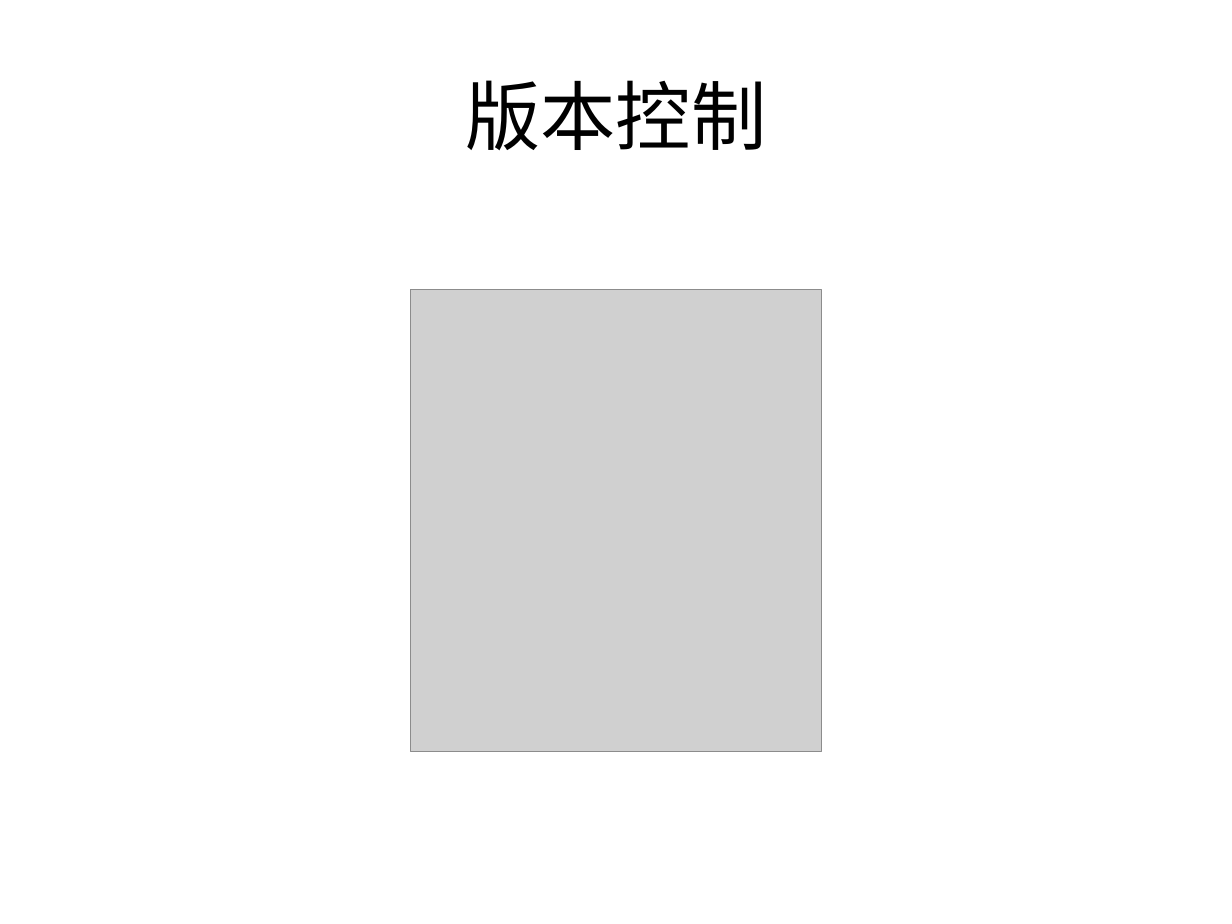
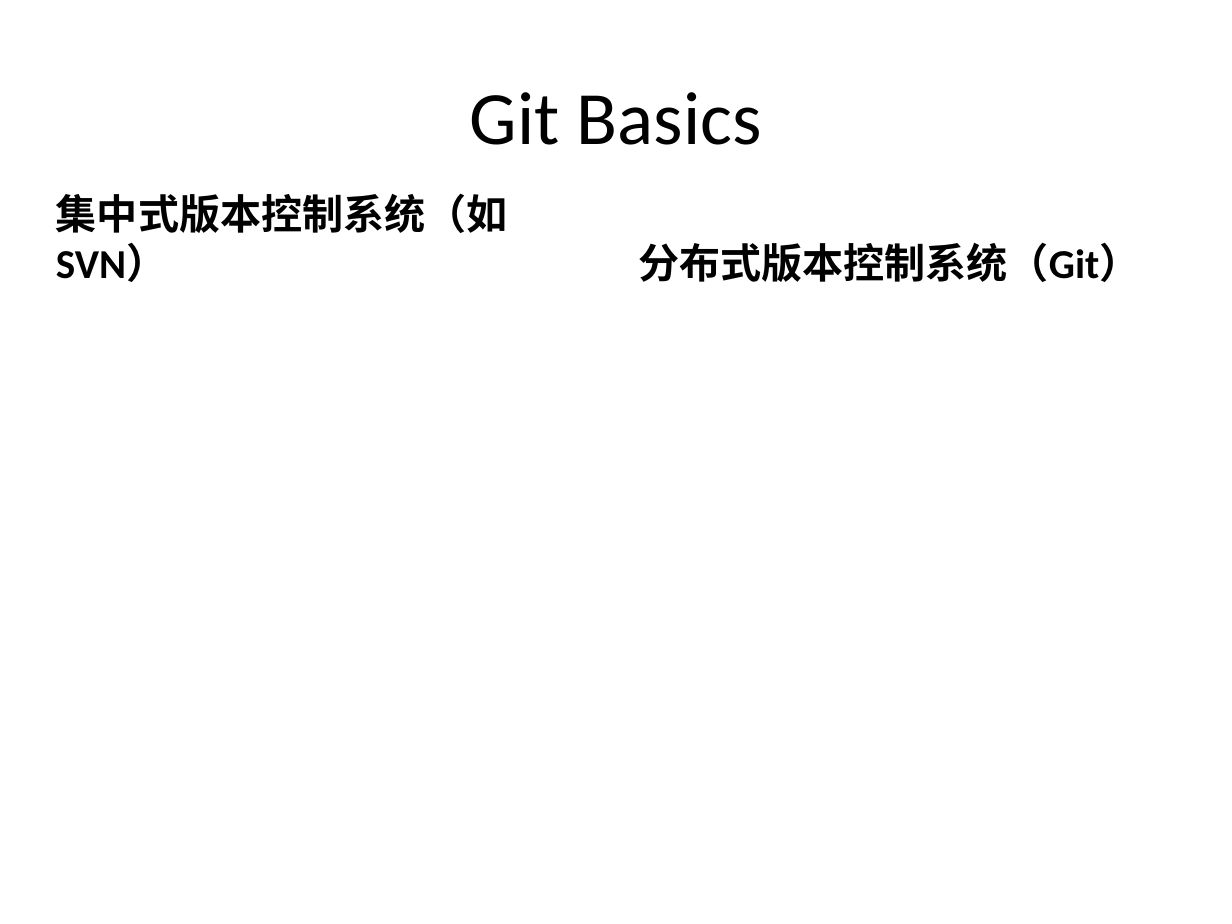
Before and after one commit to lftong/tong-doc, a slide deck: slide 5 of Git Primer.pptx. Drawn at 1232x924 pixels with LibreOffice and Linux fonts; fonts in the diff are those of the drawing; grey boxes stand for pictures. Boxes give left, top, right and bottom in pixels: in the first picture for what was removed or moved away, otherwise in the second. Text is boxed around its words. In the diff, an @@ line names an element or a change of style, - is before the commit and + after.

```diff
--- a/Git Primer.pptx
+++ b/Git Primer.pptx
@@ title at <box>470,92,762,145</box>: text changed @@
-版本控制
+Git Basics
@@ text added at <box>56,193,508,282</box>, 24 pt, text #000000, bold @@
+集中式版本控制系统（如SVN）
@@ text added at <box>638,242,1140,282</box>, 24 pt, text #000000, bold @@
+分布式版本控制系统（Git）
@@ picture removed at <box>410,290,821,752</box> @@
```
Also in this commit, not shown: 3 other slides changed, 1 slide added, 3 slides removed.
